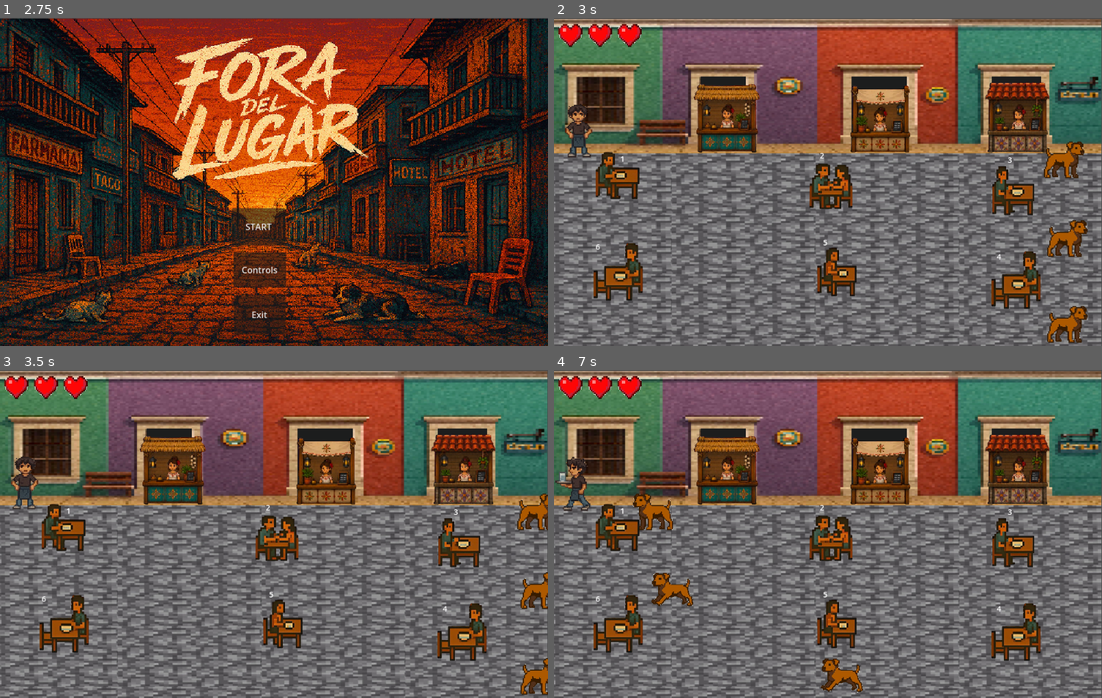
Above: before the commit, frames 1-4 (two rows, left to right).
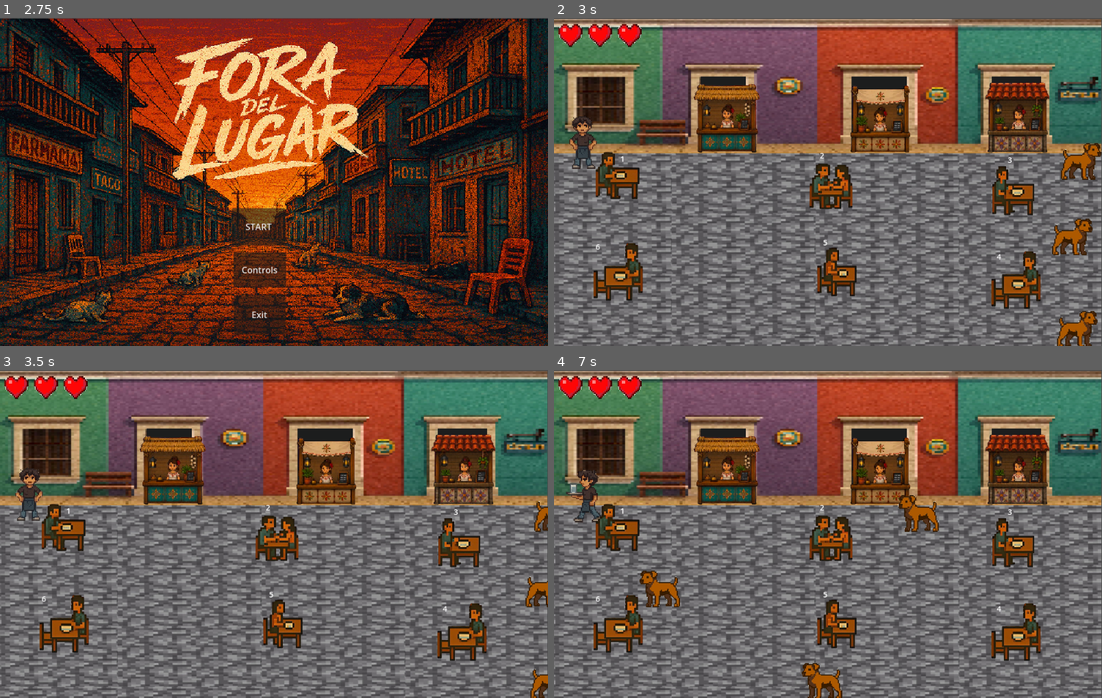
Above: after the commit, the same moments.

Repository: Aldair-Canul/Facultad-de-Ingenieria---Fora-de-Lugar
Game: Godot game, scene res://Scenes/Menu/intro_video.tscn
Two runs of this game, one before a commit and one after it. Both use one fixed random seed, a clock stepped at 60 frames per second and the inputs below. Video files are missing from this copy of the repository; at most half a second of black plays in their place.
Inputs:
- Up to frame 1 (2.75 s): tap Enter at 0.5 s; hold Right 0.53-1.25 s; click "Controls" at 1.25 s; click "Back" at 2 s
- Up to frame 2 (3 s): click "START" at 2.75 s
- Up to frame 3 (3.5 s): no input
- Up to frame 4 (7 s): hold Down 3.53-4.28 s; hold Right 4.28-5.03 s; hold Up 5.03-5.78 s; hold Left from 5.78 s (still down)

Frame 1 is identical in both runs. In frame 2, 2.6% of the frame differs, in the area x 2-100%, y 26-100%; in frame 3, 1.7%; in frame 4, 3.2%, in the area x 0-71%, y 26-100%.

Commit message:
Bugs arreglados

Diff:
--- a/Proyecto-Infomatrix/Godot-Engine/Scenes/Mini_Juego_Mesero/mesero.gd
+++ b/Proyecto-Infomatrix/Godot-Engine/Scenes/Mini_Juego_Mesero/mesero.gd
@@ -86,12 +86,17 @@
 	vidas -= 1
 	print("Me golpearon. Vidas restantes: ", vidas)
 
-	# Dinámica de soltar la comida en la colisión
-	numero_plato_actual = 0
+	# =========================================================
+	# PERDER LA COMIDA (La tiró al piso y se arruinó)
+	# =========================================================
+	numero_plato_actual = 0 # El mesero vuelve a tener 0 platos
+
 	if has_node("PlatoCargado"):
-		$PlatoCargado.visible = false
+		$PlatoCargado.texture = null # Borramos la foto de los tacos/hamburguesa
+
 	if has_node("TextoPlatoCargado"):
-		$TextoPlatoCargado.visible = false
+		$TextoPlatoCargado.text = "" # Borramos el número de la mesa
+	# =========================================================
 
 	# Le avisamos a los corazones que cambien
 	if has_node("/root/NodoCalle/CanvasLayer"):
--- a/Proyecto-Infomatrix/Godot-Engine/Scenes/Mini_Juego_Mesero/mesero.tscn
+++ b/Proyecto-Infomatrix/Godot-Engine/Scenes/Mini_Juego_Mesero/mesero.tscn
@@ -136,15 +136,16 @@
 }]
 
 [sub_resource type="RectangleShape2D" id="RectangleShape2D_8cs32"]
-size = Vector2(71.666664, 116.66666)
+size = Vector2(69.166664, 138.33333)
 
 [node name="Mesero" type="CharacterBody2D" unique_id=614565725]
+y_sort_enabled = true
 scale = Vector2(0.3, 0.3)
 motion_mode = 1
 script = ExtResource("1_8cs32")
 
 [node name="AnimatedSprite2D" type="AnimatedSprite2D" parent="." unique_id=1117248730]
-position = Vector2(-23.333332, -76.666664)
+position = Vector2(43.333332, -100)
 sprite_frames = SubResource("SpriteFrames_34le8")
 animation = &"Abajo"
 
@@ -153,7 +154,7 @@
 scale = Vector2(0.3, 0.3)
 
 [node name="CollisionShape2D" type="CollisionShape2D" parent="." unique_id=1580692053]
-position = Vector2(0, -8.333331)
+position = Vector2(-6.666667, -66.666664)
 shape = SubResource("RectangleShape2D_8cs32")
 
 [node name="TextoPlatoCargado" type="Label" parent="." unique_id=542940780]
--- a/Proyecto-Infomatrix/Godot-Engine/Scenes/Mini_Juego_Mesero/nodo_calle.tscn
+++ b/Proyecto-Infomatrix/Godot-Engine/Scenes/Mini_Juego_Mesero/nodo_calle.tscn
@@ -79,15 +79,6 @@
 scale = Vector2(0.356268, 0.365285)
 texture = ExtResource("5_bmf87")
 
-[node name="Perrito" parent="CanvasLayer" unique_id=251459562 instance=ExtResource("10_1k82d")]
-position = Vector2(913, 259)
-
-[node name="Perrito2" parent="CanvasLayer" unique_id=1944912720 instance=ExtResource("10_1k82d")]
-position = Vector2(919, 403)
-
-[node name="Perrito3" parent="CanvasLayer" unique_id=745206537 instance=ExtResource("10_1k82d")]
-position = Vector2(919, 560)
-
 [node name="Corazones" type="HBoxContainer" parent="CanvasLayer" unique_id=1680310809]
 offset_left = 5.0
 offset_top = -82.0
@@ -116,10 +107,6 @@
 expand_mode = 1
 stretch_mode = 5
 
-[node name="Mesero" parent="." unique_id=614565725 instance=ExtResource("2_ye407")]
-y_sort_enabled = true
-position = Vector2(52, 228)
-
 [node name="Mesa 1" type="StaticBody2D" parent="." unique_id=76096865]
 y_sort_enabled = true
 script = ExtResource("4_xgxix")
@@ -298,3 +285,15 @@
 [node name="Sonidocampana" type="AudioStreamPlayer" parent="." unique_id=1292049966]
 unique_name_in_owner = true
 stream = ExtResource("11_uehlc")
+
+[node name="Perrito1" parent="." unique_id=251459562 instance=ExtResource("10_1k82d")]
+position = Vector2(951, 284)
+
+[node name="Perrito2" parent="." unique_id=1944912720 instance=ExtResource("10_1k82d")]
+position = Vector2(935, 422)
+
+[node name="Perrito3" parent="." unique_id=745206537 instance=ExtResource("10_1k82d")]
+position = Vector2(944, 591)
+
+[node name="Mesero" parent="." unique_id=614565725 instance=ExtResource("2_ye407")]
+position = Vector2(37, 258)
--- a/Proyecto-Infomatrix/Godot-Engine/Scenes/Mini_Juego_Mesero/perrito.gd
+++ b/Proyecto-Infomatrix/Godot-Engine/Scenes/Mini_Juego_Mesero/perrito.gd
@@ -6,12 +6,10 @@
 
 var direccion = 1 # 1 es derecha, -1 es izquierda
 
-# --- NUEVA VARIABLE ---
 # Este cronómetro acumula los segundos para saber cuándo cambiar de ritmo
 var tiempo_para_acelerar = 0.0
 
 func _process(delta):
-	# --- NUEVO COMPORTAMIENTO IMPREDECIBLE ---
 	# Sumamos el tiempo que pasa en cada fotograma
 	tiempo_para_acelerar += delta
 
--- a/Proyecto-Infomatrix/Godot-Engine/Scenes/Mini_Juego_Mesero/perrito.tscn
+++ b/Proyecto-Infomatrix/Godot-Engine/Scenes/Mini_Juego_Mesero/perrito.tscn
@@ -43,15 +43,17 @@
 size = Vector2(60, 30)
 
 [node name="Perrito" type="Area2D" unique_id=251459562]
+y_sort_enabled = true
 script = ExtResource("1_brlgm")
 
 [node name="AnimatedSprite2D" type="AnimatedSprite2D" parent="." unique_id=1952699293]
+position = Vector2(-7, -22)
 scale = Vector2(0.3, 0.3)
 sprite_frames = SubResource("SpriteFrames_n4538")
 animation = &"izquierda"
 
 [node name="CollisionShape2D" type="CollisionShape2D" parent="." unique_id=2001871174]
-position = Vector2(3, 5)
+position = Vector2(-6, -18)
 shape = SubResource("RectangleShape2D_uop7h")
 
 [connection signal="body_entered" from="." to="." method="_on_body_entered"]
--- a/Proyecto-Infomatrix/Godot-Engine/Scenes/Mini_Juego_Mesero/plato.gd
+++ b/Proyecto-Infomatrix/Godot-Engine/Scenes/Mini_Juego_Mesero/plato.gd
@@ -21,17 +21,10 @@
 func _on_body_entered(body):
 	# Verificamos si el que lo pisó es el Mesero
 	if body.name == "Mesero":
-		# Si el mesero tiene las manos vacías (0), recoge el plato
 		if body.numero_plato_actual == 0:
 			body.numero_plato_actual = numero_mesa_destino
-
-			# Le pasamos la imagen del plato a las manos del mesero
 			body.get_node("PlatoCargado").texture = $Sprite2D.texture
-
-			# ====================================================================
-			# NUEVO: Le pasamos el número a la etiqueta de la cabeza del mesero
-			# ====================================================================
+			body.get_node("PlatoCargado").visible = true # Por si acaso
 			body.get_node("TextoPlatoCargado").text = str(numero_mesa_destino)
-
-			# El plato desaparece de la puerta
+			body.get_node("TextoPlatoCargado").visible = true
 			queue_free()
